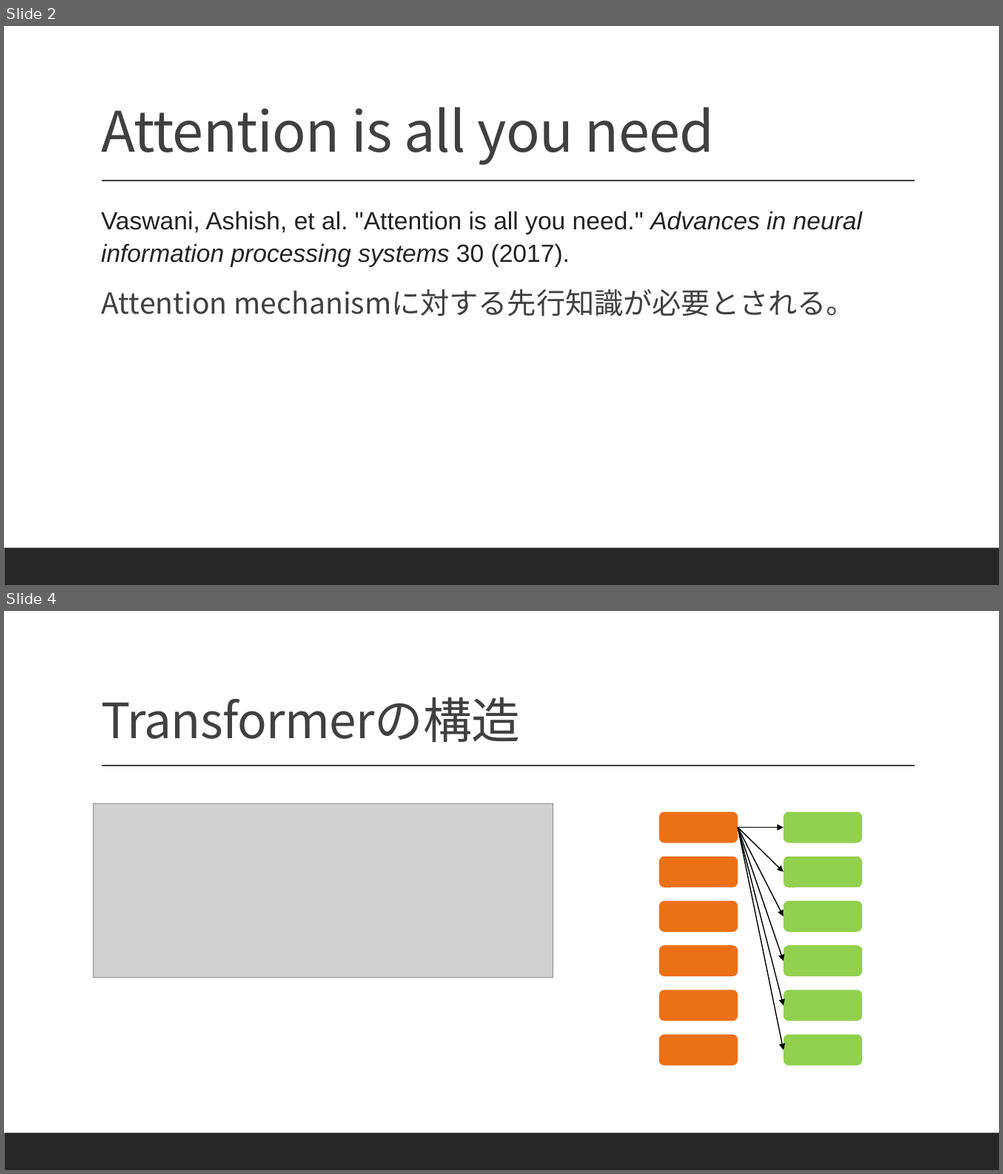
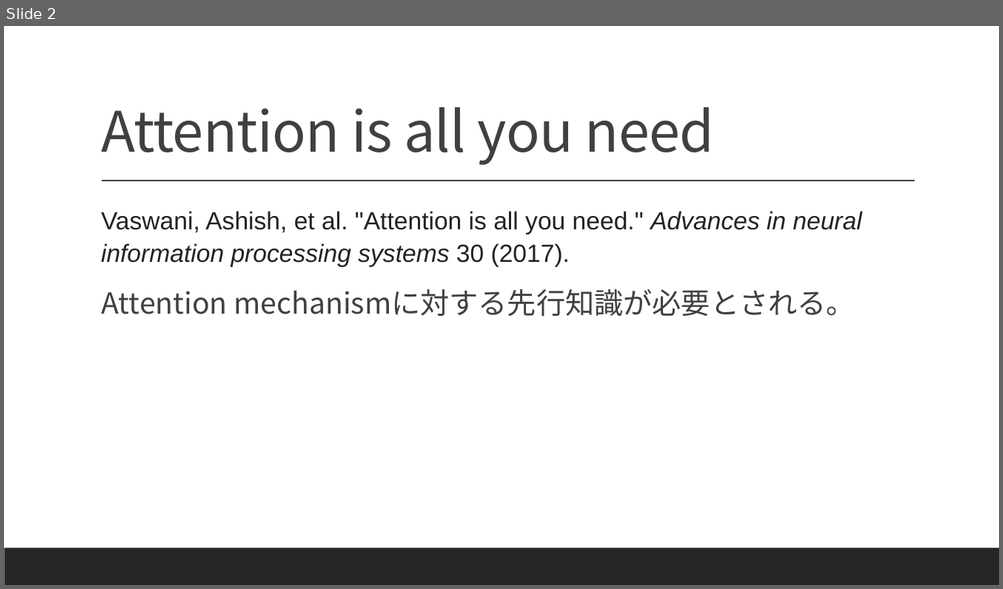
Before and after one commit to Sion1225/Study-Deeplearning-NLP, a slide deck: Presentation/ppt8 Transformer.pptx. Shown one above the other, each under a label of ours: slides 2 and 4 before the commit, slide 2 after it; the slides between them are not shown. The pictures are 1003x1174 and 1003x589 pixels, drawn with LibreOffice and Linux fonts; fonts in the diff are those of the drawing; grey boxes stand for pictures. Boxes give left, top, right and bottom in pixels: in the first picture for what was removed or moved away, otherwise in the second. Text is boxed around its words. In the diff, an @@ line names an element or a change of style, - is before the commit and + after.

```diff
--- a/Presentation/ppt8 Transformer.pptx
+++ b/Presentation/ppt8 Transformer.pptx
@@ slide 4 removed at (4,611,999,1170), background #FFFFFF; not listed: 2 template elements that a slide beside it also shows @@
@@ title removed at (101,697,520,742) @@
-Transformerの構造
@@ picture removed at (94,803,553,977) @@
@@ rounded rectangle removed at (659,812,738,843) @@
@@ arrow removed from (737, 827) to (783, 827) @@
@@ arrow removed from (737, 827) to (783, 872) @@
@@ arrow removed from (737, 827) to (783, 917) @@
@@ arrow removed from (737, 827) to (783, 961) @@
@@ arrow removed from (737, 827) to (783, 1005) @@
@@ arrow removed from (737, 827) to (783, 1051) @@
@@ rounded rectangle removed at (783,812,862,843) @@
@@ rounded rectangle removed at (659,857,738,888) @@
@@ rounded rectangle removed at (783,857,862,888) @@
@@ rounded rectangle removed at (659,901,738,933) @@
@@ rounded rectangle removed at (783,901,862,933) @@
@@ rounded rectangle removed at (659,946,738,977) @@
@@ rounded rectangle removed at (783,946,862,977) @@
@@ rounded rectangle removed at (659,990,738,1022) @@
@@ rounded rectangle removed at (783,990,862,1022) @@
@@ rounded rectangle removed at (659,1035,738,1066) @@
@@ rounded rectangle removed at (783,1035,862,1066) @@
```
Also in this commit, not shown: 1 slide changed, 5 slides added, 1 other slide removed, 1 other file.
